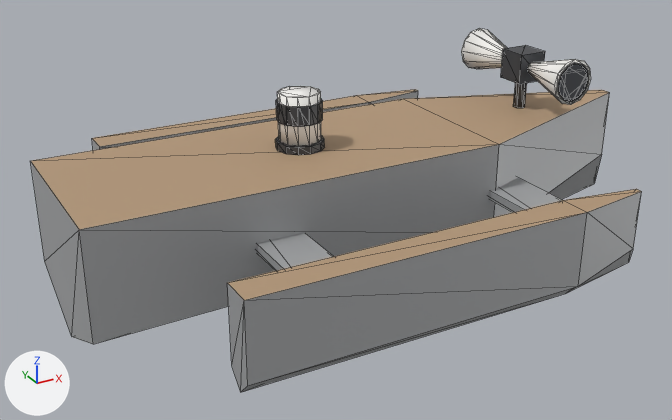
The glTF model models/spy_boat/river-spy-boat.glb as it was, and as the next commit left it.
Both versions are drawn from a camera (50 mm lens) standing at (-2.91, -4.83, 2.64) and looking at (-0.24, 0.01, 0.22). Arrows for +X, +Y and +Z are at lower left; the lights stay in place. The first picture is the older version. Mesh edges are drawn as thin lines. Vertices at exactly the same position are counted once.

Names of what the first picture shows: 'spyboat_hull'.
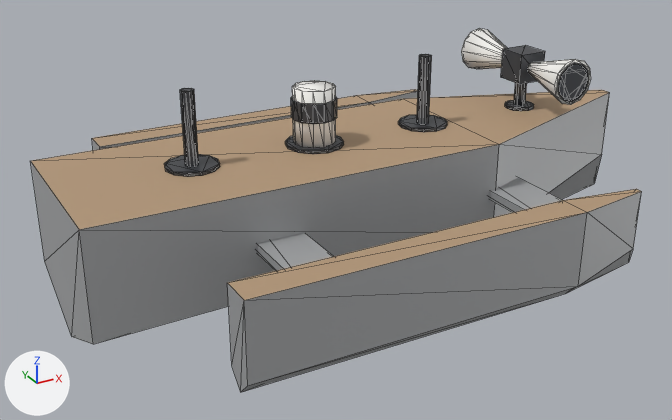
Commit message: add pillar for 2nd radar; add deckplate for listening-horn pillar

Location of each change, (x1, y1, x2, y2) in pixels of the pictures (672 x 420 px; the box of a moved part takes in the faces that stretch with it):
part 1 of me_spyboat_hull_007, added
    after: (292, 80, 336, 148)
part 2 of me_spyboat_hull_007, added
    after: (285, 135, 344, 154)
part 3 of me_spyboat_hull_007, moved or reshaped
    before: (276, 99, 323, 127)
    after: (291, 96, 337, 124)
part 4 of me_spyboat_hull_007, added
    after: (505, 100, 534, 111)
part 5 of me_spyboat_hull_007, added
    after: (398, 114, 447, 132)
part 6 of me_spyboat_hull_007, added
    after: (417, 54, 432, 123)
part 7 of me_spyboat_hull_007, added
    after: (164, 154, 220, 177)
part 8 of me_spyboat_hull_007, added
    after: (180, 88, 199, 166)
part 9 of me_spyboat_hull_007, deleted
    before: (277, 86, 321, 146)
part 10 of me_spyboat_hull_007, deleted
    before: (275, 135, 325, 155)

Patch to the scene script:
```diff
--- a/models/spy_boat/river-spy-boat.glb.py
+++ b/models/spy_boat/river-spy-boat.glb.py
@@ me_spyboat_hull_007 @@
 # used by ob_spyboat_hull; location = (0.0, 0.0, -0.21)
-me_spyboat_hull_007.from_pydata(...)  # 249 vertices, 442 faces; spans x -2.0..2.0, y -1.3..1.3, z 0.0..1.36
+me_spyboat_hull_007.from_pydata(...)  # 369 vertices, 662 faces; spans x -2.0..2.0, y -1.3..1.3, z 0.0..1.37
+# me_spyboat_hull_007 part 1: a new loose piece, a 12-sided cylinder along z spanning x -0.53..-0.27, y -0.13..0.13, z 0.93..1.28, in mat_spyboat_sensor_pale (white #f7f6f2)
+# me_spyboat_hull_007 part 2: a new loose piece, a 12-sided cylinder along z spanning x -0.58..-0.22, y -0.18..0.18, z 0.91..0.93, in mat_spyboat_sensor_dark (dark grey #505257)
+# me_spyboat_hull_007 part 3: the loose piece of 24 vertices spanning x -0.64..-0.36, y -0.14..0.14, z 1.09..1.21 is moved by (0.1, 0.0, 0.0)
+# me_spyboat_hull_007 part 4: a new loose piece, a 12-sided cylinder along z spanning x 1.1..1.3, y -0.1..0.1, z 0.91..0.93, in mat_spyboat_sensor_dark (dark grey #505257)
+# me_spyboat_hull_007 part 5: a new loose piece, a 12-sided cylinder along z spanning x 0.24..0.56, y -0.16..0.16, z 0.91..0.93, in mat_spyboat_sensor_dark (dark grey #505257)
+# me_spyboat_hull_007 part 6: a new loose piece, a 12-sided cylinder along z spanning x 0.36..0.44, y -0.04..0.04, z 0.92..1.37, in mat_spyboat_sensor_dark (dark grey #505257)
+# me_spyboat_hull_007 part 7: a new loose piece, a 12-sided cylinder along z spanning x -1.36..-1.04, y -0.16..0.16, z 0.91..0.93, in mat_spyboat_sensor_dark (dark grey #505257)
+# me_spyboat_hull_007 part 8: a new loose piece, a 12-sided cylinder along z spanning x -1.24..-1.16, y -0.04..0.04, z 0.92..1.37, in mat_spyboat_sensor_dark (dark grey #505257)
+# me_spyboat_hull_007 part 9: the loose piece of 24 vertices spanning x -0.63..-0.37, y -0.13..0.13, z 0.96..1.26 is deleted
+# me_spyboat_hull_007 part 10: the loose piece of 24 vertices spanning x -0.65..-0.35, y -0.15..0.15, z 0.91..0.96 is deleted
 me_spyboat_hull_007.materials.append(mat_spyboat_hull_grey)
```
